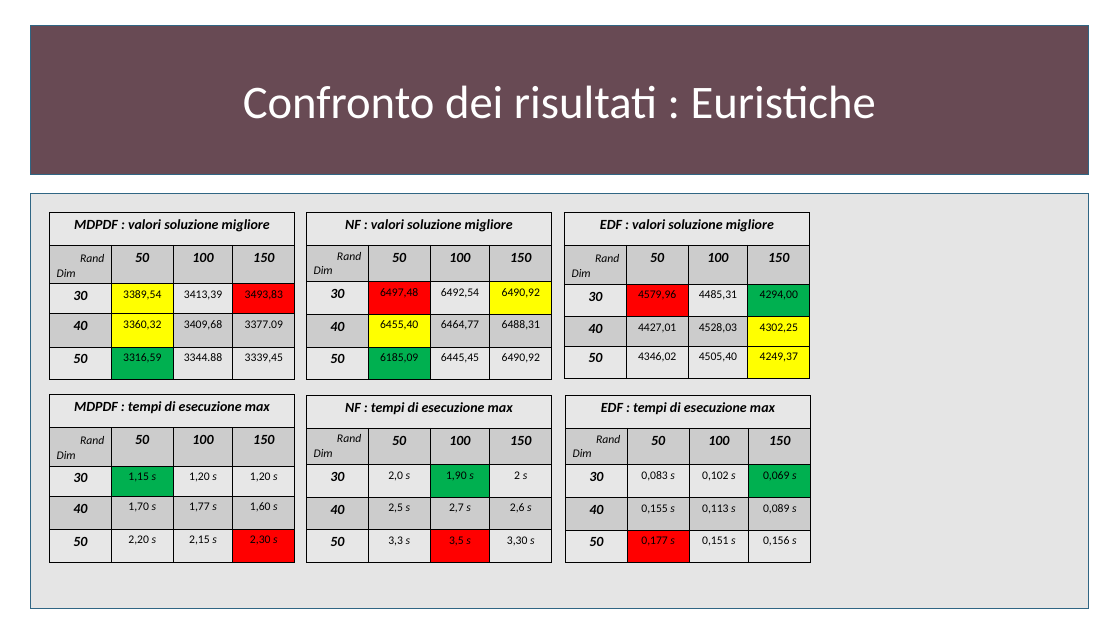
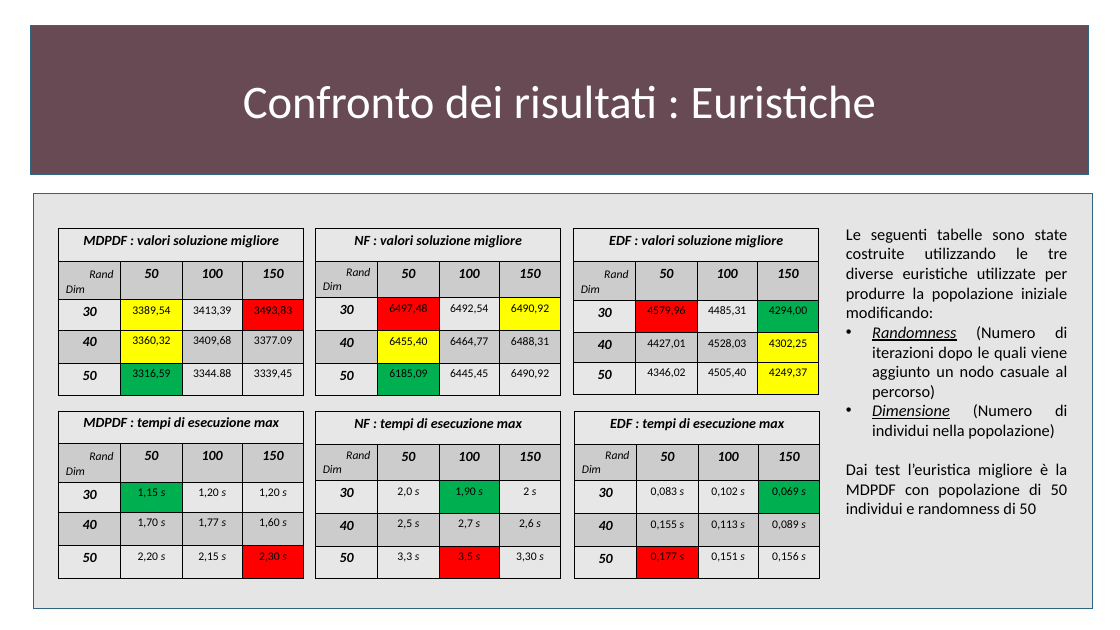
Before and after one commit to gdr-98/Greedy-heuristics-and-genetic-algorithm-for-a-CVRPTW-problem-resolution-, a slide deck: slide 28 of Elaborato.pptx. Drawn at 1120x630 pixels with LibreOffice and Linux fonts; fonts in the diff are those of the drawing. Boxes give left, top, right and bottom in pixels: in the first picture for what was removed or moved away, otherwise in the second. Text is boxed around its words. In the diff, an @@ line names an element or a change of style, - is before the commit and + after.

```diff
--- a/Elaborato.pptx
+++ b/Elaborato.pptx
@@ rectangle: place and size @@
-rectangle at box(30, 194, 1089, 609)
+rectangle at box(34, 194, 1092, 609)
@@ 6 tables: place and size @@
-6 tables at box(50, 213, 811, 563)
+6 tables at box(59, 229, 820, 579)
@@ text added at box(846, 228, 1068, 514), 14 pt, text #000000 @@
+Le seguenti tabelle sono state costruite utilizzando le tre diverse euristiche utilizzate per produrre la popolazione iniziale modificando:
+• Randomness (Numero di iterazioni dopo le quali viene aggiunto un nodo casuale al percorso)
+• Dimensione (Numero di individui nella popolazione)
+Dai test l’euristica migliore è la MDPDF con popolazione di 50 individui e randomness di 50
```
Also in this commit, not shown: 1 other slide changed, 1 slide added.
